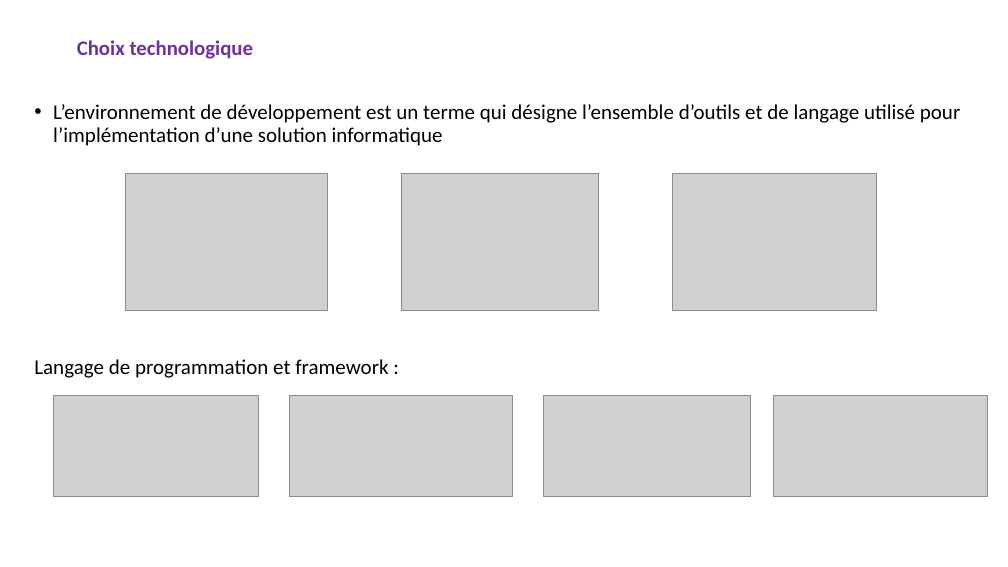
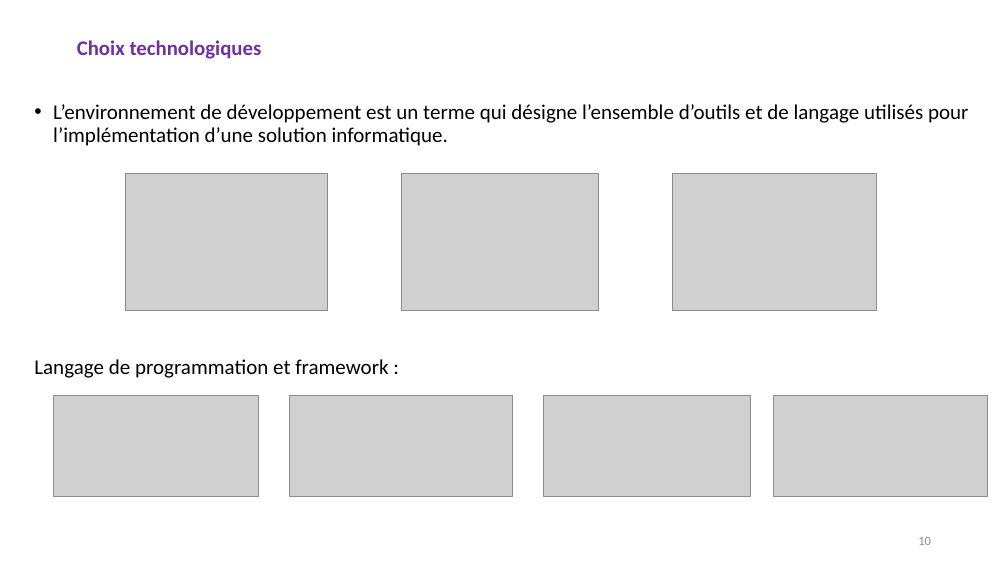
Before and after one commit to HabibAroua/Conception-la-mise-en-place-et-test-d-une-application-d-Internet-of-Mobile-Things, a slide deck: slide 10 of ppe-presentation.pptx. Drawn at 1008x567 pixels with LibreOffice and Linux fonts; fonts in the diff are those of the drawing; grey boxes stand for pictures. Boxes give left, top, right and bottom in pixels: in the first picture for what was removed or moved away, otherwise in the second. Text is boxed around its words. In the diff, an @@ line names an element or a change of style, - is before the commit and + after.

```diff
--- a/ppe-presentation.pptx
+++ b/ppe-presentation.pptx
@@ title at (x1=77, y1=40, x2=262, y2=59): text changed @@
-Choix technologique
+Choix technologiques
@@ text at (x1=53, y1=104, x2=968, y2=146): text changed @@
-• L’environnement de développement est un terme qui désigne l’ensemble d’outils et de langage utilisé pour l’implémentation d’une solution informatique
+• L’environnement de développement est un terme qui désigne l’ensemble d’outils et de langage utilisés pour l’implémentation d’une solution informatique.
@@ page number added at (x1=918, y1=537, x2=931, y2=545), 12 pt, text #8C8C8C @@
+10
```
Also in this commit, not shown: 34 other slides changed, 1 slide added, 1 slide removed.
